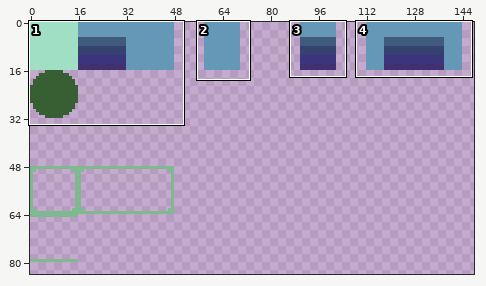
Two versions of one sprite sheet, android/assets/TextureSheet.png. Above, an overview of the earlier version with the close-up marked.
Close-up. As it was:
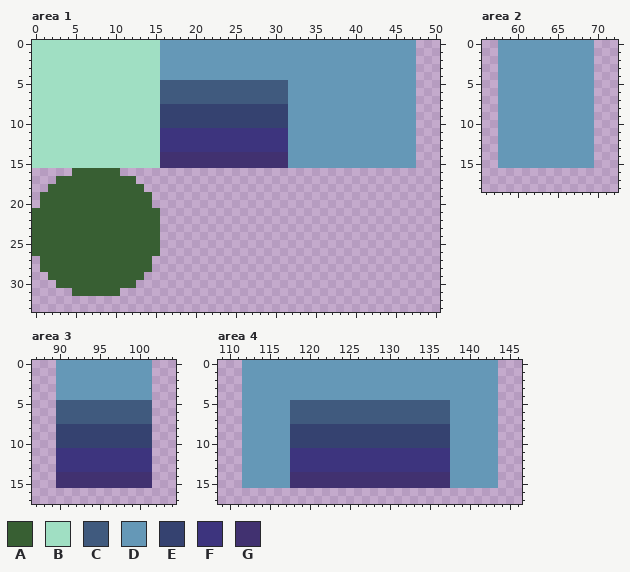
The file is 160x160 pixels. Shown: area 1: x 0..50, y 0..33; area 2: x 56..72, y 0..18; area 3: x 87..104, y 0..17; area 4: x 109..146, y 0..17. The wide view leaves out empty margins. The commit also changed other parts of the picture, which this record leaves out.
Palette (. is transparent): A #385f33  B #a0dfc3  C #405a7e  D #6598b7  E #354270  F #3d347e  G #413170
Once edited:
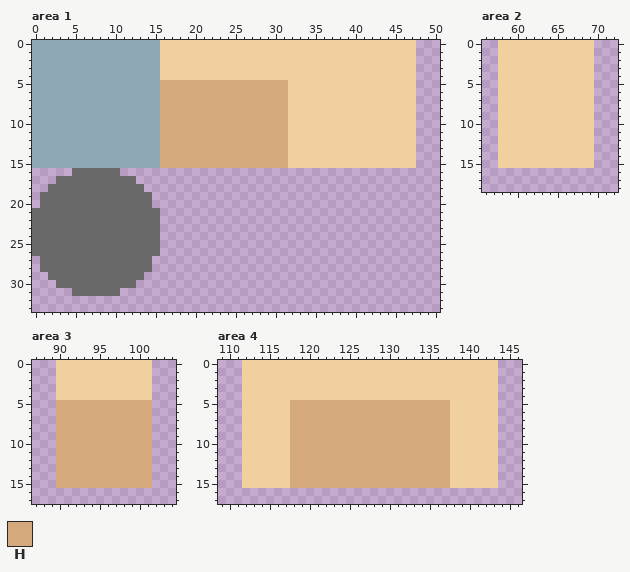
Colours new in this view: H #d4aa7d
The exact change:
colour A: #385f33 -> #686868
colour B: #a0dfc3 -> #90a9b7
colour D: #6598b7 -> #efd09e
Area 1:
y 5..7: x 16..31 CCCCCCCCCCCCCCCC -> HHHHHHHHHHHHHHHH
y 8..10: x 16..31 EEEEEEEEEEEEEEEE -> HHHHHHHHHHHHHHHH
y 11..13: x 16..31 FFFFFFFFFFFFFFFF -> HHHHHHHHHHHHHHHH
y 14..15: x 16..31 GGGGGGGGGGGGGGGG -> HHHHHHHHHHHHHHHH
Area 3:
y 5..7: x 90..101 CCCCCCCCCCCC -> HHHHHHHHHHHH
y 8..10: x 90..101 EEEEEEEEEEEE -> HHHHHHHHHHHH
y 11..13: x 90..101 FFFFFFFFFFFF -> HHHHHHHHHHHH
y 14..15: x 90..101 GGGGGGGGGGGG -> HHHHHHHHHHHH
Area 4:
y 5..7: x 118..137 CCCCCCCCCCCCCCCCCCCC -> HHHHHHHHHHHHHHHHHHHH
y 8..10: x 118..137 EEEEEEEEEEEEEEEEEEEE -> HHHHHHHHHHHHHHHHHHHH
y 11..13: x 118..137 FFFFFFFFFFFFFFFFFFFF -> HHHHHHHHHHHHHHHHHHHH
y 14..15: x 118..137 GGGGGGGGGGGGGGGGGGGG -> HHHHHHHHHHHHHHHHHHHH
Where, in picture pixels (left, top, right, bottom), the same in both close-ups:
changed: (32, 40, 416, 296)
changed: (498, 40, 594, 168)
changed: (56, 360, 152, 488)
changed: (242, 360, 498, 488)
